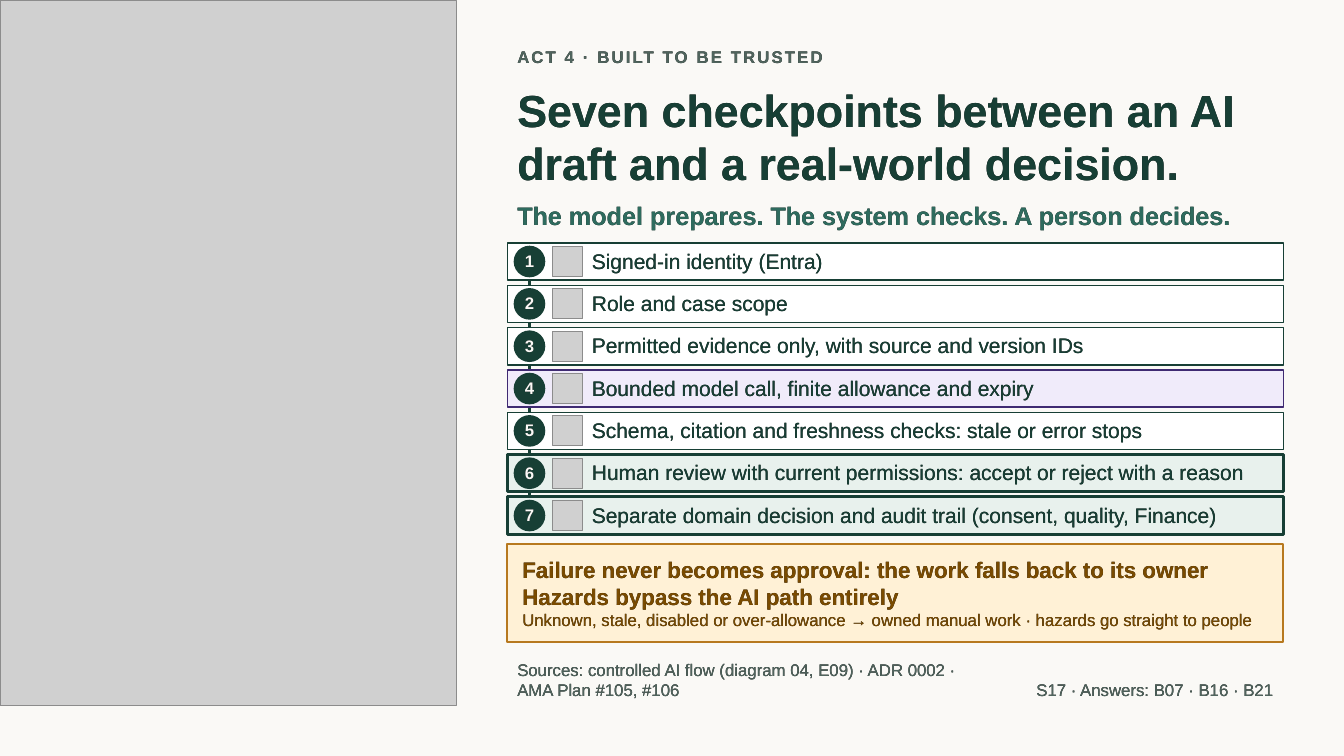
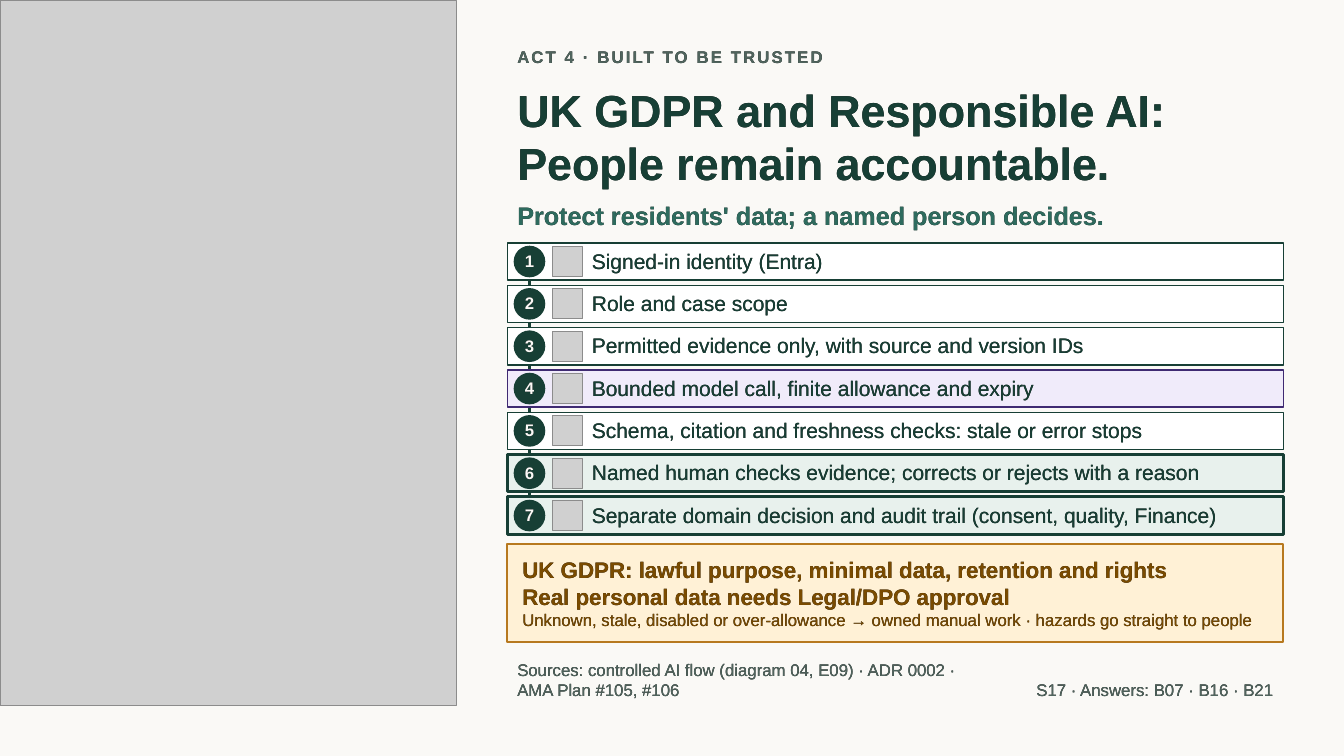
Before and after one commit to jmservera/ama, a slide deck: slide 21 of docs/capstone/deck/zava-forward-cowork-v2-draft.pptx. Drawn at 1344x756 pixels with LibreOffice and Linux fonts; fonts in the diff are those of the drawing; grey boxes stand for pictures. Boxes give left, top, right and bottom in pixels: in the first picture for what was removed or moved away, otherwise in the second. Text is boxed around its words. In the diff, an @@ line names an element or a change of style, - is before the commit and + after.

```diff
--- a/docs/capstone/deck/zava-forward-cowork-v2-draft.pptx
+++ b/docs/capstone/deck/zava-forward-cowork-v2-draft.pptx
@@ text at (517,94,1165,189): text changed @@
-Seven checkpoints between an AI
-draft and a real-world decision.
+UK GDPR and Responsible AI:
+People remain accountable.
@@ text at (517,206,1104,231): text changed @@
-The model prepares. The system checks. A person decides.
+Protect residents' data; a named person decides.
@@ text at (592,464,1199,485): text changed @@
-Human review with current permissions: accept or reject with a reason
+Named human checks evidence; corrects or rejects with a reason
@@ text at (522,561,1167,610): text changed @@
-Failure never becomes approval: the work falls back to its owner
-Hazards bypass the AI path entirely
+UK GDPR: lawful purpose, minimal data, retention and rights
+Real personal data needs Legal/DPO approval
```
Also in this commit, not shown: 4 other slides changed, 16 other files.
